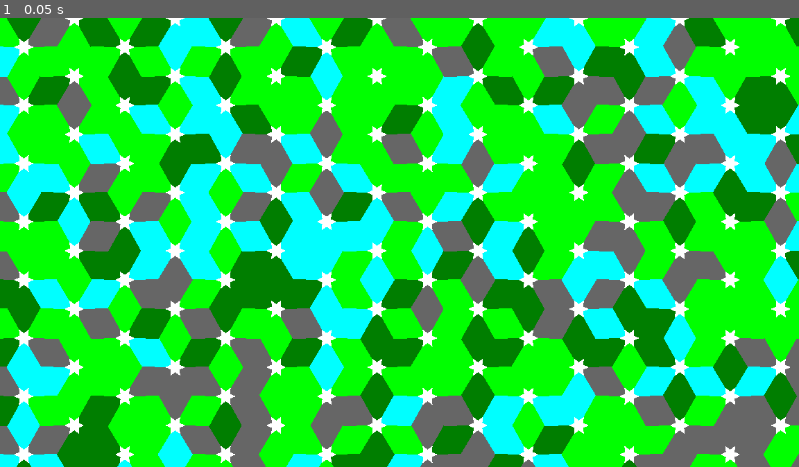
Above: before the commit, frame 1.
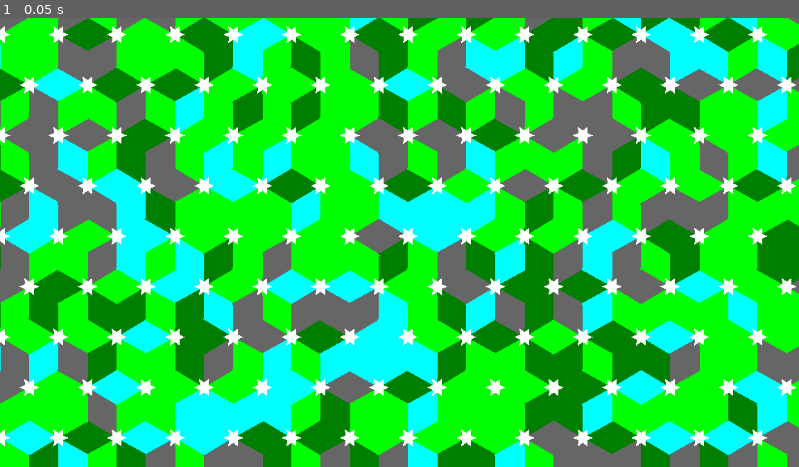
Above: after the commit, the same moment.

Repository: Cy13eruna/VyV
Game: Godot game, scene res://scenes/hex_grid_scene.tscn
The game is run twice, just before and just after one commit, with the same random seed, the same clock (stepped at 60 frames per second) and the same inputs.
Inputs:
- Up to frame 1 (0.05 s): no input

The runs differ from the first frame. In frame 1, 76% of the frame differs, in the area x 0-100%, y 0-100%.

Commit message:
FIX: Correct rotation angle from 60 to 30 degrees

Diff:
--- a/SKETCH/scripts/hex_grid.gd
+++ b/SKETCH/scripts/hex_grid.gd
@@ -26,8 +26,8 @@
 
 func _ready():
 	generate_hex_grid()
-	# Aplicar rotação de 60 graus a TUDO
-	apply_global_rotation(60.0)
+	# Aplicar rotação de 30 graus a TUDO
+	apply_global_rotation(30.0)
 	# Forçar reconstrução do cache após rotação global
 	is_cache_built = false
 	build_cache()
